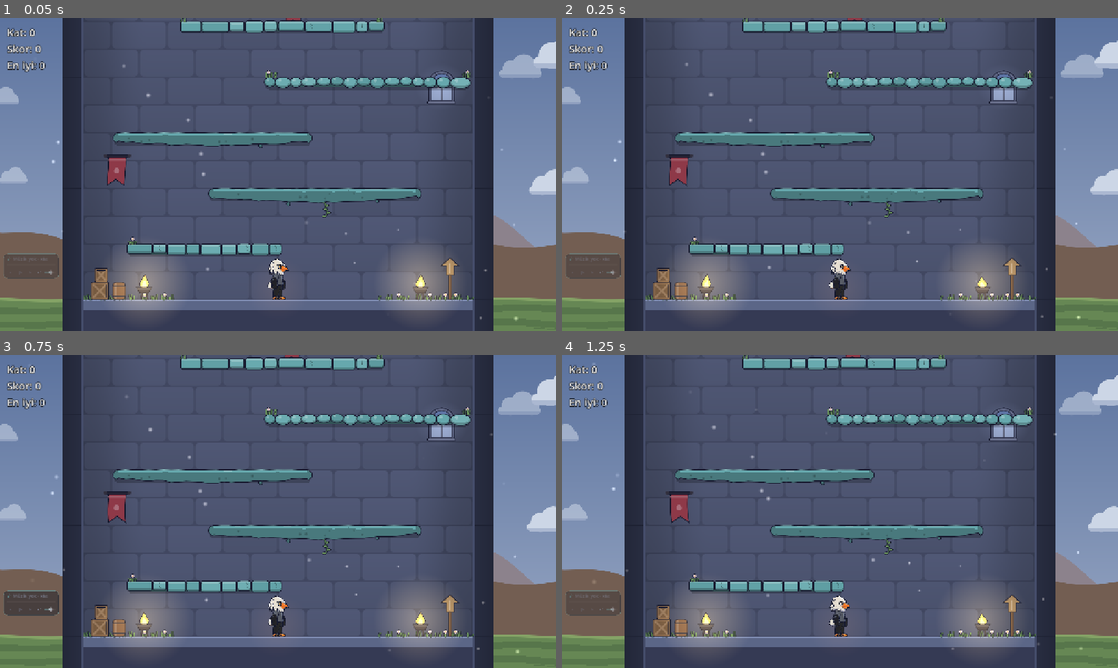
Above: before the commit, frames 1-4 (two rows, left to right).
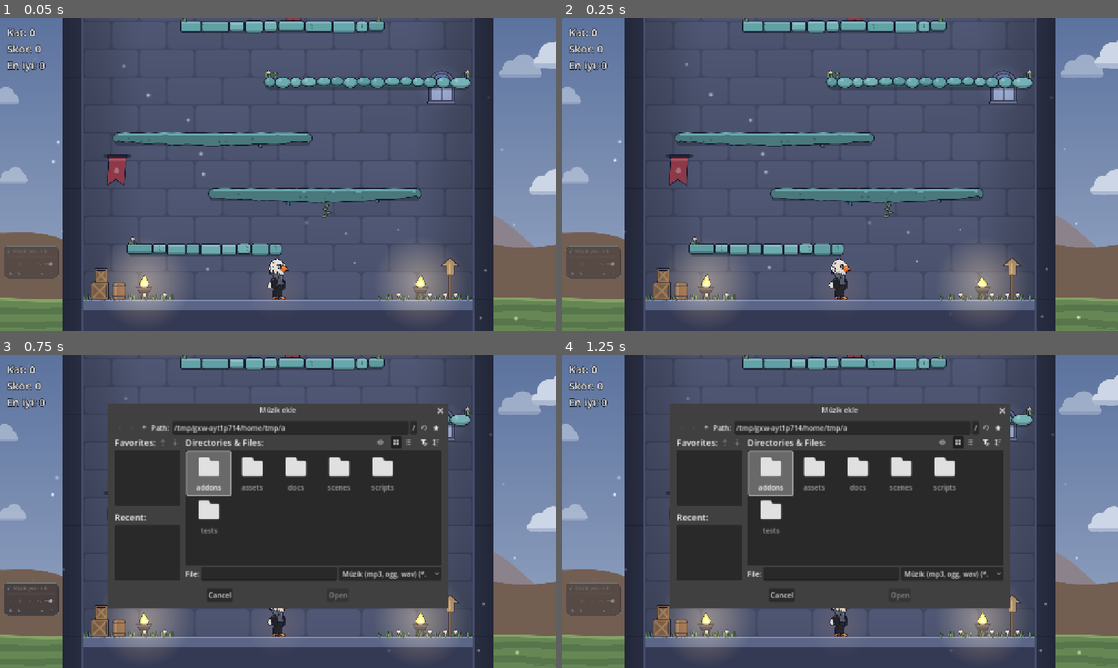
Above: after the commit, the same moments.

Repository: tahapek5454/Tower-Climb
Game: Godot game, scene res://scenes/main.tscn
Two runs of this game, one before a commit and one after it. Both use one fixed random seed, a clock stepped at 60 frames per second and the inputs below.
Inputs (mouse positions are in pixels of both pictures, inside the frame that each line leads up to):
- Up to frame 1 (0.05 s): no input
- Up to frame 2 (0.25 s): no input
- Up to frame 3 (0.75 s): tap Enter at 0.5 s; drag from (11, 608) to (333, 442) at 0.52 s
- Up to frame 4 (1.25 s): no input

The runs differ from the first frame. In frame 1, 0.3% of the frame differs, in the area x 0-11%, y 72-82%; in frame 2, 0.3%; in frame 3, 39%; in frame 4, 39%, in the area x 0-94%, y 0-96%.

Commit message:
feat: radyoya müzik ekleme, klasörü açma, pencereye sürükle-bırak; efekt ve tüm ses aç/kapa (M) (Aşama 4, madde 9c)
Co-Authored-By: Claude Opus 5.5 <noreply@anthropic.com>

Diff:
--- a/project.godot
+++ b/project.godot
@@ -80,6 +80,11 @@
 "events": [Object(InputEventKey,"resource_local_to_scene":false,"resource_name":"","device":-1,"window_id":0,"alt_press …(195 unchanged characters)…
 ]
 }
+toggle_mute={
+"deadzone": 0.5,
+"events": [Object(InputEventKey,"resource_local_to_scene":false,"resource_name":"","device":-1,"window_id":0,"alt_pressed":false,"shift_pressed":false,"ctrl_pressed":false,"meta_pressed":false,"pressed":false,"keycode":0,"physical_keycode":77,"key_label":0,"unicode":0,"location":0,"echo":false,"script":null)
+]
+}
 debug_skip_section={
 "deadzone": 0.5,
 "events": [Object(InputEventKey,"resource_local_to_scene":false,"resource_name":"","device":-1,"window_id":0,"alt_press …(195 unchanged characters)…
--- a/scripts/autoload/audio_manager.gd
+++ b/scripts/autoload/audio_manager.gd
@@ -11,6 +11,10 @@
 const MUSIC_BUS: StringName = &"Music"
 ## Aynı anda çalabilecek en fazla efekt sayısı.
 const POOL_SIZE: int = 10
+
+## Efekt sesleri açıldı/kapandı, tüm ses susturuldu/açıldı (panel ikonları güncellenir).
+signal sfx_enabled_changed(enabled: bool)
+signal muted_changed(muted: bool)
 
 ## Oyuncunun müzikleri (radyo paneli bunu kullanır).
 var music: MusicPlayer
@@ -41,6 +45,12 @@
 	add_child(music)
 
 
+func _unhandled_input(input_event: InputEvent) -> void:
+	if input_event.is_action_pressed(&"toggle_mute"):
+		set_muted(not is_muted())
+		get_viewport().set_input_as_handled()
+
+
 ## Efekt sesleri açık mı?
 func is_sfx_enabled() -> bool:
 	return not AudioServer.is_bus_mute(AudioServer.get_bus_index(SFX_BUS))
@@ -50,6 +60,7 @@
 	AudioServer.set_bus_mute(AudioServer.get_bus_index(SFX_BUS), not enabled)
 	if save:
 		AudioSettings.save_value("sfx_enabled", enabled)
+	sfx_enabled_changed.emit(enabled)
 
 
 ## Tüm ses kapalı mı? (Master kanalı.)
@@ -61,6 +72,7 @@
 	AudioServer.set_bus_mute(0, muted)
 	if save:
 		AudioSettings.save_value("muted", muted)
+	muted_changed.emit(muted)
 
 
 ## Efekt çalar. pitch: perde çarpanı (1 = normal), volume_db: ses yüksekliği.
--- a/scripts/tuning.gd
+++ b/scripts/tuning.gd
@@ -434,12 +434,14 @@
 
 # --- Radyo paneli (arayüz; scripts/ui/radio/) ---
 ## Panel yüksekliği, kule dışındaki alanın kenarlarından boşluk ve ekranın altından yüksekliği (px).
-const RADIO_HEIGHT: float = 58.0
+const RADIO_HEIGHT: float = 76.0
 const RADIO_SIDE_PADDING: float = 8.0
 const RADIO_BOTTOM_OFFSET: float = 120.0
 ## Fare üstünde değilken saydamlık ve fareye tepki hızı (büyük = daha ani).
 const RADIO_IDLE_ALPHA: float = 0.35
 const RADIO_FADE_SPEED: float = 8.0
+## Ekleme sonucu mesajının başlıkta kalma süresi (s).
+const RADIO_MESSAGE_TIME: float = 2.5
 
 # --- Debug ---
 ## F4 yavaş çekimde oyun hızı (efektleri incelemek için).
--- /dev/null
+++ b/scripts/ui/radio/music_import.gd
@@ -0,0 +1,67 @@
+class_name MusicImport
+extends Node
+## Oyuncunun müzik eklemesi (sadece masaüstü): "Müzik ekle" dosya seçicisi (birden çok parça),
+## "Klasörü aç" (müzik klasörünü dosya gezgininde açar; oyuncu sürükle-bırak ile ekleyebilir) ve oyun
+## penceresine bırakılan dosyalar. Eklenen parçalar MusicLibrary klasörüne kopyalanır, liste yenilenir.
+## Dosya seçici açıkken oyun duraklar (karakter düşmesin). Pencereye dönülünce klasör yeniden taranır.
+
+## Ekleme bitti: kopyalanan parça sayısı ve desteklenmeyen dosya sayısı.
+signal imported(count: int, skipped: int)
+
+var _dialog: FileDialog
+
+
+func _ready() -> void:
+	process_mode = Node.PROCESS_MODE_ALWAYS
+	get_window().files_dropped.connect(_import)
+
+
+func _notification(what: int) -> void:
+	# Oyuncu klasöre dışarıdan parça eklemiş olabilir: pencereye dönünce yeniden tara.
+	if what == NOTIFICATION_APPLICATION_FOCUS_IN and AudioManager.music != null:
+		AudioManager.music.rescan()
+
+
+## Dosya seçiciyi açar (oyun duraklar).
+func open_dialog() -> void:
+	if _dialog == null:
+		_dialog = FileDialog.new()
+		_dialog.file_mode = FileDialog.FILE_MODE_OPEN_FILES
+		_dialog.access = FileDialog.ACCESS_FILESYSTEM
+		_dialog.use_native_dialog = true
+		_dialog.title = "Müzik ekle"
+		_dialog.filters = PackedStringArray(["*.mp3, *.ogg, *.wav ; Müzik (mp3, ogg, wav)"])
+		_dialog.files_selected.connect(_on_files_selected)
+		_dialog.canceled.connect(_resume)
+		add_child(_dialog)
+	get_tree().paused = true
+	_dialog.popup_centered_ratio(0.6)
+
+
+## Müzik klasörünü dosya gezgininde açar.
+func open_folder() -> void:
+	MusicLibrary.ensure_dir()
+	OS.shell_open(MusicLibrary.global_dir())
+
+
+func _on_files_selected(paths: PackedStringArray) -> void:
+	_resume()
+	_import(paths)
+
+
+func _resume() -> void:
+	get_tree().paused = false
+
+
+func _import(paths: PackedStringArray) -> void:
+	var count: int = MusicLibrary.import_files(paths)
+	var skipped: int = 0
+	for path: String in paths:
+		if not MusicLibrary.is_supported(path):
+			skipped += 1
+	var music: MusicPlayer = AudioManager.music
+	var was_empty: bool = music.playlist.is_empty()
+	music.rescan()
+	if was_empty and count > 0:
+		music.play()
+	imported.emit(count, skipped)
--- a/scripts/ui/radio/radio_panel.gd
+++ b/scripts/ui/radio/radio_panel.gd
@@ -3,7 +3,9 @@
 ## Radyo paneli: oyuncunun müziklerini çalar (AudioManager.music). Kulenin sol dışında, sol altın biraz
 ## üstünde; genişlik kule dışındaki alandan türetilir (TOWER_WIDTH değişirse uyar). Fare üstünde değilken
 ## saydam, gelince yumuşakça tam görünür. Web'de oluşturulmaz (main.gd).
-## Satırlar: nota + kayan parça adı + sıra · ilerleme çizgisi · önceki/çal/sonraki + ses + seviye.
+## Satırlar: nota + kayan parça adı + sıra · ilerleme çizgisi · önceki/çal/sonraki + ses + seviye ·
+## müzik ekle / klasörü aç (sol) + efektleri aç-kapa / tüm sesi kapat (sağ, M tuşu).
+## Ekleme sonucu kısa süre başlık yerinde gösterilir.
 
 const LAYER: int = 50
 
@@ -15,13 +17,25 @@
 var _next: RadioIconButton
 var _volume_icon: RadioIconButton
 var _slider: MiniSlider
+var _sfx: RadioIconButton
+var _master: RadioIconButton
+var _import: MusicImport
 var _position_text: String = ""
+var _message_time: float = 0.0
 
 
 func _ready() -> void:
 	layer = LAYER
+	# Dosya seçici açıkken oyun duraklar; panel çalışmaya devam etmeli.
+	process_mode = Node.PROCESS_MODE_ALWAYS
 	_music = AudioManager.music
+	_import = MusicImport.new()
+	_import.name = "Import"
+	_import.imported.connect(_on_imported)
+	add_child(_import)
 	_build()
+	AudioManager.sfx_enabled_changed.connect(func(_enabled: bool) -> void: _update_toggles())
+	AudioManager.muted_changed.connect(func(_muted: bool) -> void: _update_toggles())
 	_music.track_changed.connect(_on_track_changed)
 	_music.playing_changed.connect(_on_playing_changed)
 	_music.library_changed.connect(func(_count: int) -> void: _refresh())
@@ -34,6 +48,10 @@
 	_box.modulate.a = lerpf(_box.modulate.a, target, 1.0 - exp(-Tuning.RADIO_FADE_SPEED * delta))
 	if _music.is_playing():
 		_box.queue_redraw()
+	if _message_time > 0.0:
+		_message_time -= delta
+		if _message_time <= 0.0:
+			_on_track_changed(_music.current_title(), _music.playlist.position_text())
 
 
 func _build() -> void:
@@ -60,11 +78,21 @@
 	_title.color = RadioStyle.TEXT
 	_box.add_child(_title)
 
-	var row_y: float = height - 26.0
-	_prev = _add_button(&"prev", 16.0, Vector2(8.0, row_y + 3.0), _music.previous_track)
-	_play = _add_button(&"play", 22.0, Vector2(28.0, row_y), _music.toggle_play, true)
-	_next = _add_button(&"next", 16.0, Vector2(54.0, row_y + 3.0), _music.next_track)
-	_volume_icon = _add_button(&"volume", 14.0, Vector2(76.0, row_y + 4.0), _toggle_music_mute)
+	var row_y: float = 31.0
+	_prev = _add_button(&"prev", 16.0, Vector2(8.0, row_y + 3.0), _music.previous_track, "Önceki parça")
+	_play = _add_button(&"play", 22.0, Vector2(28.0, row_y), _music.toggle_play, "Çal / duraklat", true)
+	_next = _add_button(&"next", 16.0, Vector2(54.0, row_y + 3.0), _music.next_track, "Sonraki parça")
+	_volume_icon = _add_button(&"volume", 14.0, Vector2(76.0, row_y + 4.0), _toggle_music_mute,
+			"Müziği kıs / aç")
+
+	var tools_y: float = height - 19.0
+	_add_button(&"add", 14.0, Vector2(9.0, tools_y), _import.open_dialog,
+			"Müzik ekle (mp3, ogg, wav)\nya da dosyaları oyun penceresine sürükle")
+	_add_button(&"folder", 14.0, Vector2(29.0, tools_y), _import.open_folder, "Müzik klasörünü aç")
+	_sfx = _add_button(&"sfx", 14.0, Vector2(width - 46.0, tools_y), _toggle_sfx,
+			"Efekt seslerini aç / kapat")
+	_master = _add_button(&"master", 14.0, Vector2(width - 25.0, tools_y), _toggle_master,
+			"Tüm sesi kapat / aç (M)")
 
 	_slider = MiniSlider.new()
 	_slider.position = Vector2(92.0, row_y + 5.0)
@@ -76,12 +104,35 @@
 
 
 func _add_button(kind: StringName, button_size: float, at: Vector2, action: Callable,
-		filled: bool = false) -> RadioIconButton:
+		tooltip: String, filled: bool = false) -> RadioIconButton:
 	var button := RadioIconButton.new(kind, button_size, filled)
 	button.position = at
+	button.tooltip_text = tooltip
 	button.pressed.connect(action)
 	_box.add_child(button)
 	return button
+
+
+func _toggle_sfx() -> void:
+	AudioManager.set_sfx_enabled(not AudioManager.is_sfx_enabled())
+
+
+func _toggle_master() -> void:
+	AudioManager.set_muted(not AudioManager.is_muted())
+
+
+func _update_toggles() -> void:
+	_sfx.set_kind(&"sfx" if AudioManager.is_sfx_enabled() else &"sfx_off")
+	_master.set_kind(&"master_off" if AudioManager.is_muted() else &"master")
+
+
+func _on_imported(count: int, skipped: int) -> void:
+	var text: String = "%d parça eklendi" % count if count > 0 else "Yeni parça eklenmedi"
+	if skipped > 0:
+		text += " · %d dosya desteklenmiyor" % skipped
+	_title.text = text
+	_title.color = RadioStyle.ACCENT
+	_message_time = Tuning.RADIO_MESSAGE_TIME
 
 
 ## Ses simgesi: müziği kısar (seviye 0) ya da önceki seviyeye döner.
@@ -106,12 +157,15 @@
 	_on_track_changed(_music.current_title(), _music.playlist.position_text())
 	_on_playing_changed(_music.is_playing())
 	_update_volume_icon()
+	_update_toggles()
 
 
 func _on_track_changed(title: String, position_text: String) -> void:
 	_position_text = position_text
+	if _message_time > 0.0:
+		return
 	if title == "":
-		_title.text = "Müzik yok · klasöre ekle"
+		_title.text = "Müzik yok · + ile ekle ya da pencereye sürükle"
 		_title.color = RadioStyle.TEXT_DIM
 	else:
 		_title.text = title
@@ -137,6 +191,8 @@
 	if _position_text != "":
 		_box.draw_string(font, Vector2(rect.size.x - 24.0, 16.5), _position_text, HORIZONTAL_ALIGNMENT_RIGHT,
 				18.0, 9, RadioStyle.TEXT_DIM)
+	_box.draw_line(Vector2(8.0, rect.size.y - 22.5), Vector2(rect.size.x - 8.0, rect.size.y - 22.5),
+			Color(1.0, 1.0, 1.0, 0.06), 1.0)
 	var y: float = 25.0
 	var left: float = 8.0
 	var right: float = rect.size.x - 8.0
--- a/scripts/ui/radio/radio_style.gd
+++ b/scripts/ui/radio/radio_style.gd
@@ -14,7 +14,7 @@
 
 
 ## İkon çizer (merkez, boyut px). kind: prev, next, play, pause, volume, volume_off, note, folder, add,
-## sfx, sfx_off.
+## sfx, sfx_off, master, master_off (kulaklık = tüm ses).
 static func icon(canvas: CanvasItem, kind: StringName, center: Vector2, size: float, color: Color) -> void:
 	var s: float = size * 0.5
 	match kind:
@@ -42,6 +42,16 @@
 					center + Vector2(-s * 0.2, -s * 0.55), center + Vector2(0.0, -s * 0.35),
 					center + Vector2(s * 0.8, -s * 0.35), center + Vector2(s * 0.8, s * 0.6),
 					center + Vector2(-s * 0.8, s * 0.6)]), color)
+		&"master", &"master_off":
+			canvas.draw_arc(center + Vector2(0.0, s * 0.1), s * 0.62, PI, TAU, 10, color, s * 0.16, true)
+			for side: float in [-1.0, 1.0]:
+				canvas.draw_rect(Rect2(center + Vector2(side * s * 0.62 - s * 0.2, s * 0.05),
+						Vector2(s * 0.4, s * 0.6)), color)
+			if kind == &"master_off":
+				var a: Vector2 = center + Vector2(-s * 0.85, -s * 0.75)
+				var b: Vector2 = center + Vector2(s * 0.85, s * 0.85)
+				canvas.draw_line(a, b, PANEL, s * 0.38, true)
+				canvas.draw_line(a, b, color, s * 0.16, true)
 		&"add":
 			canvas.draw_line(center + Vector2(-s * 0.7, 0.0), center + Vector2(s * 0.7, 0.0), color, s * 0.25, true)
 			canvas.draw_line(center + Vector2(0.0, -s * 0.7), center + Vector2(0.0, s * 0.7), color, s * 0.25, true)
Not shown, added: scripts/ui/radio/music_import.gd.uid
Not shown, changed: docs/GAME_DESIGN.md
Not shown, changed: docs/PROGRESS.md
